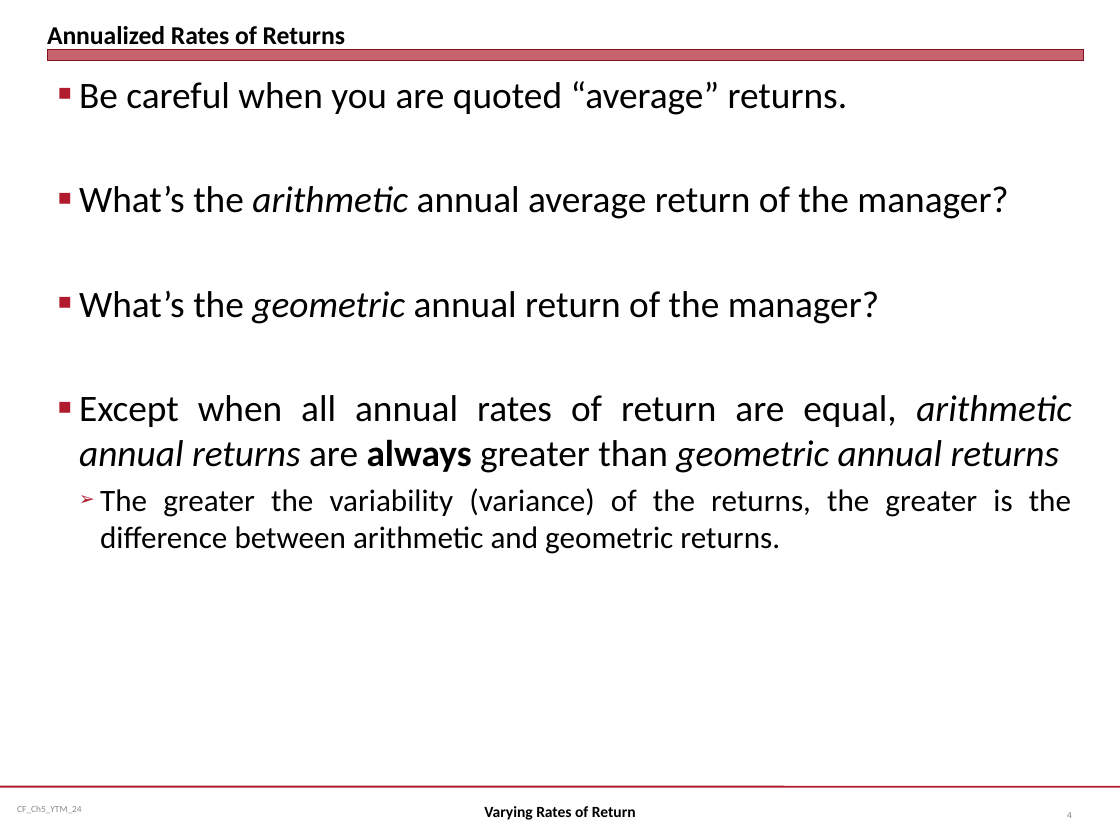
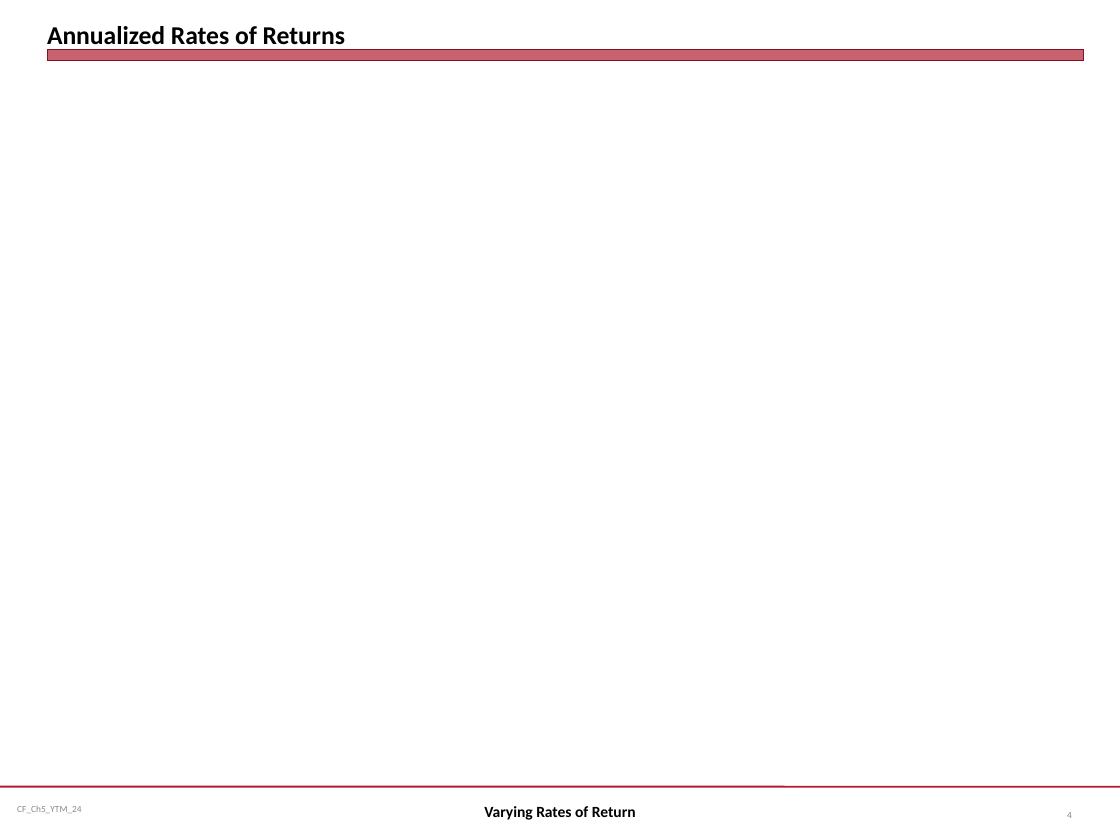
Before and after one commit to jmc877/Corporate-Finance, a slide deck: slide 4 of slides/CF_Ch5_YTM_24.pptx. Drawn at 1120x840 pixels with LibreOffice and Linux fonts; fonts in the diff are those of the drawing; grey boxes stand for pictures. Boxes give left, top, right and bottom in pixels: in the first picture for what was removed or moved away, otherwise in the second. Text is boxed around its words. In the diff, an @@ line names an element or a change of style, - is before the commit and + after.

```diff
--- a/slides/CF_Ch5_YTM_24.pptx
+++ b/slides/CF_Ch5_YTM_24.pptx
@@ text removed at (79,81,1072,554) @@
-■ Be careful when you are quoted “average” returns.
-■ What’s the arithmetic annual average return of the manager?
-■ What’s the geometric annual return of the manager?
-■ Except when all annual rates of return are equal, arithmetic annual returns are always greater than geometric annual returns
-  ➢ The greater the variability (variance) of the returns, the greater is the difference between arithmetic and geometric returns.
```
Also in this commit, not shown: 1 other file.
